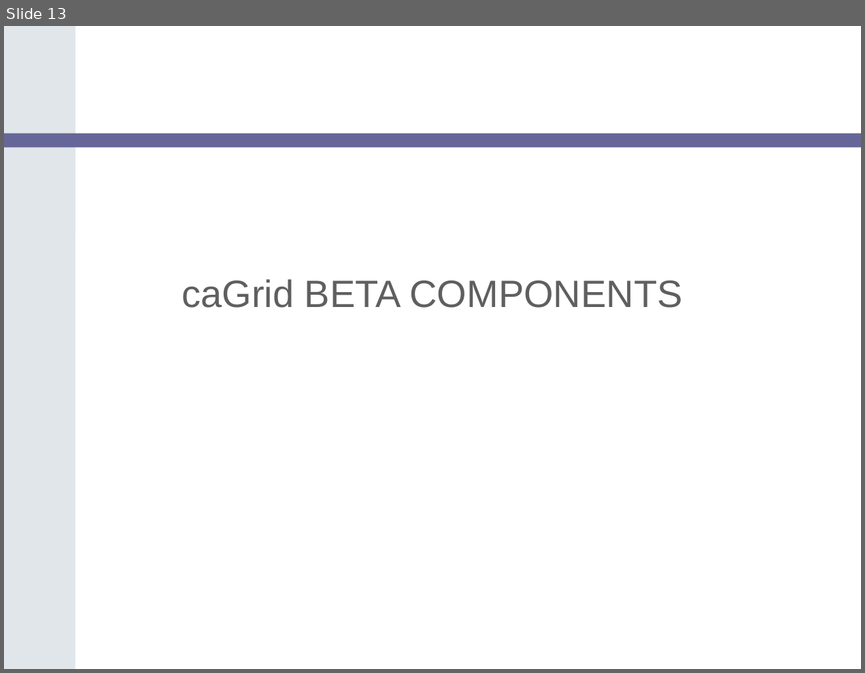
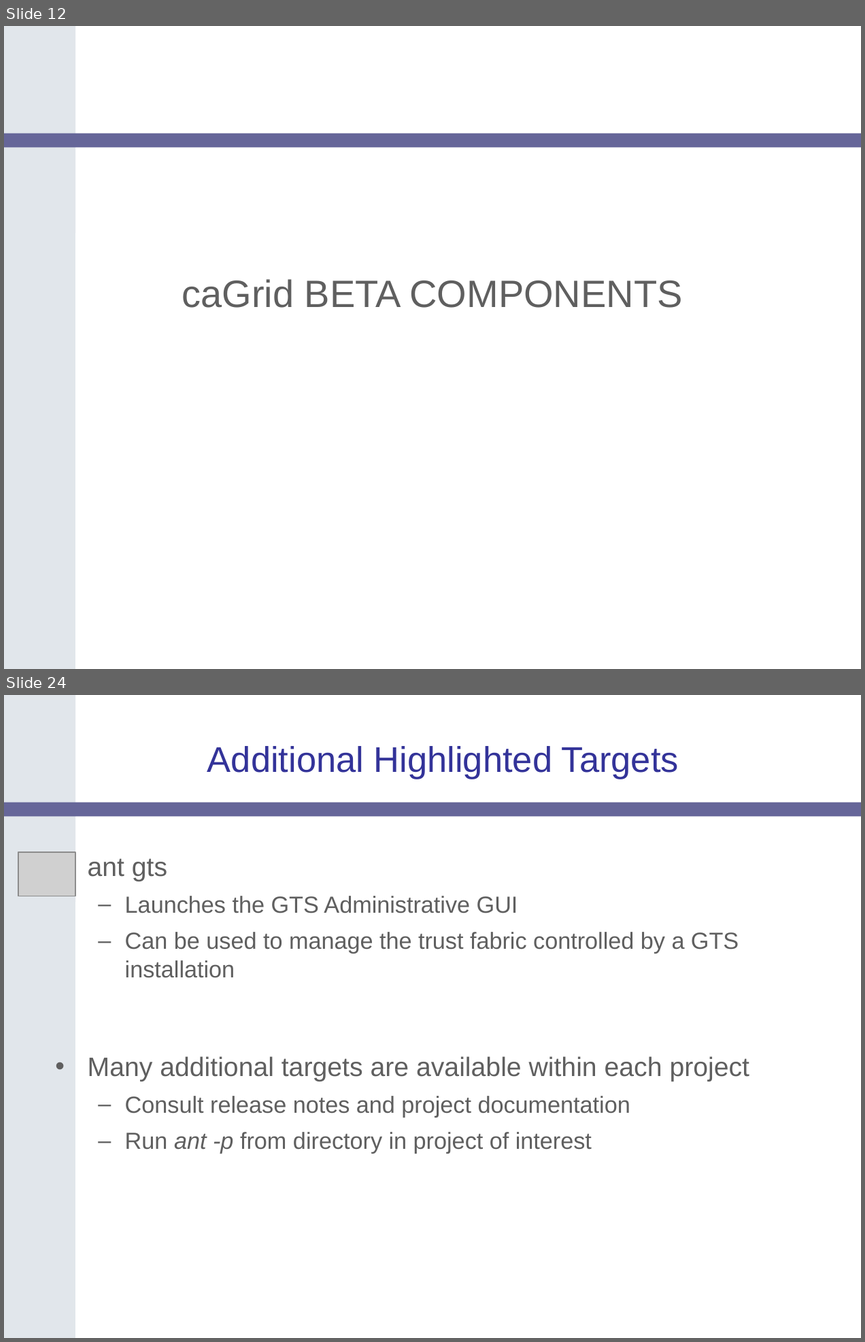
Before and after one commit to NCIP/cagrid-docs, a slide deck: presentations/200607_VCDE_ARCH/caGrid-1.0_Beta_Release.ppt. Shown one above the other, each under a label of ours: slide 13 before the commit, slides 12 and 24 after it; the slides between them are not shown. The pictures are 865x673 and 865x1342 pixels, drawn with LibreOffice and Linux fonts; fonts in the diff are those of the drawing; grey boxes stand for pictures; background and template pictures are left out. Boxes give left, top, right and bottom in pixels: in the first picture for what was removed or moved away, otherwise in the second. Text is boxed around its words. In the diff, an @@ line names an element or a change of style, - is before the commit and + after.

```diff
--- a/presentations/200607_VCDE_ARCH/caGrid-1.0_Beta_Release.ppt
+++ b/presentations/200607_VCDE_ARCH/caGrid-1.0_Beta_Release.ppt
@@ slide 24 added at [4,695,861,1338], background #FFFFFF; not listed: 2 template elements that a slide beside it also shows @@
@@ title added at [207,746,679,779], 30 pt, text #333399 @@
+Additional Highlighted Targets
@@ picture added at [18,852,76,896] @@
@@ text added at [88,858,738,978], 19.6 pt, text #5F5F5F @@
+• ant gts
+  – Launches the GTS Administrative GUI
+  – Can be used to manage the trust fabric controlled by a GTS installation
@@ text added at [88,1056,750,1153], 19.6 pt, text #5F5F5F @@
+• Many additional targets are available within each project
+  – Consult release notes and project documentation
+  – Run ant -p from directory in project of interest
@@ what was slide 13 is now slide 12 @@
```
Also in this commit, not shown: 5 slides changed, 11 other slides added, 1 slide removed.
